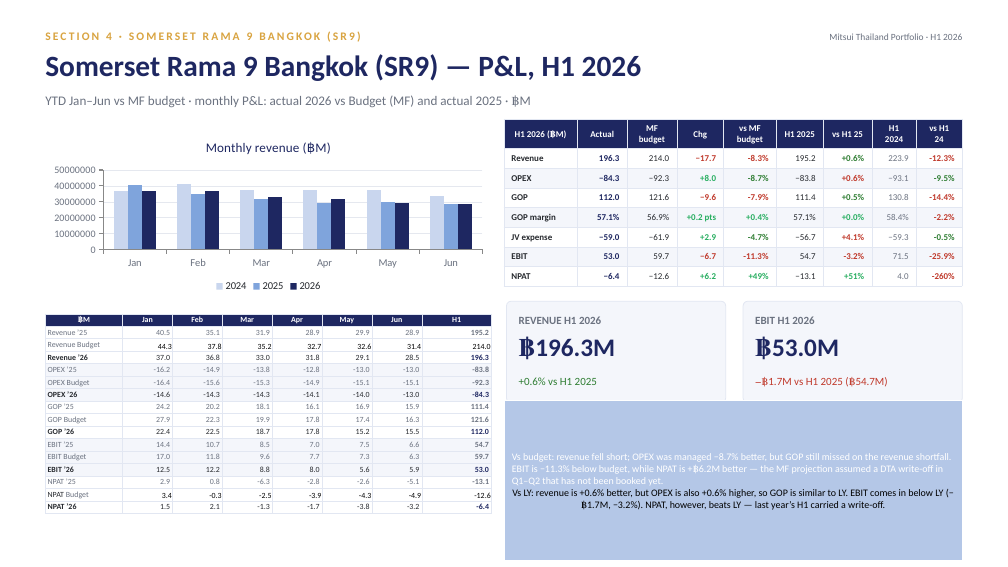
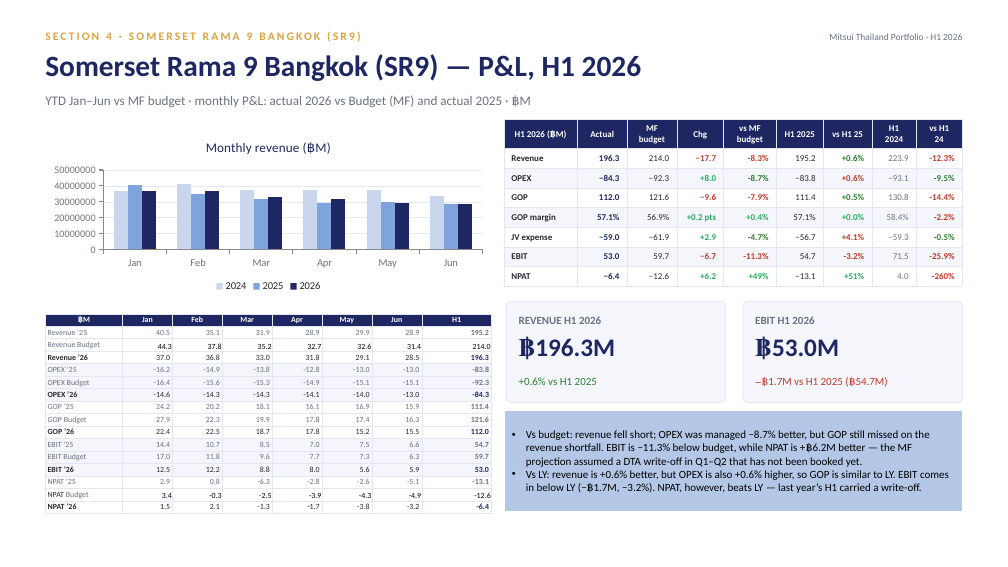
Before and after one commit to Chavin2543/mae-workspace, a slide deck: slide 19 of output/Portfolio_Performance_Report_H1-2026.pptx. Drawn at 1008x567 pixels with LibreOffice and Linux fonts; fonts in the diff are those of the drawing. Boxes give left, top, right and bottom in pixels: in the first picture for what was removed or moved away, otherwise in the second. Text is boxed around its words. In the diff, an @@ line names an element or a change of style, - is before the commit and + after.

```diff
--- a/output/Portfolio_Performance_Report_H1-2026.pptx
+++ b/output/Portfolio_Performance_Report_H1-2026.pptx
@@ rectangle "Vs budget: revenue fell short; ..." resized from (x1=504, y1=401, x2=963, y2=561) to (x1=504, y1=410, x2=963, y2=511) @@
@@ rectangle "Vs budget: revenue fell short; ..." at (x1=504, y1=410, x2=963, y2=511): size 9.5 to 10.5 pt; text colour #FFFFFF to #000000 in "Vs budget: revenue fell short; OPEX was ..."; bullet none to •; alignment centre to left @@
```
Also in this commit, not shown: 22 other slides changed.
